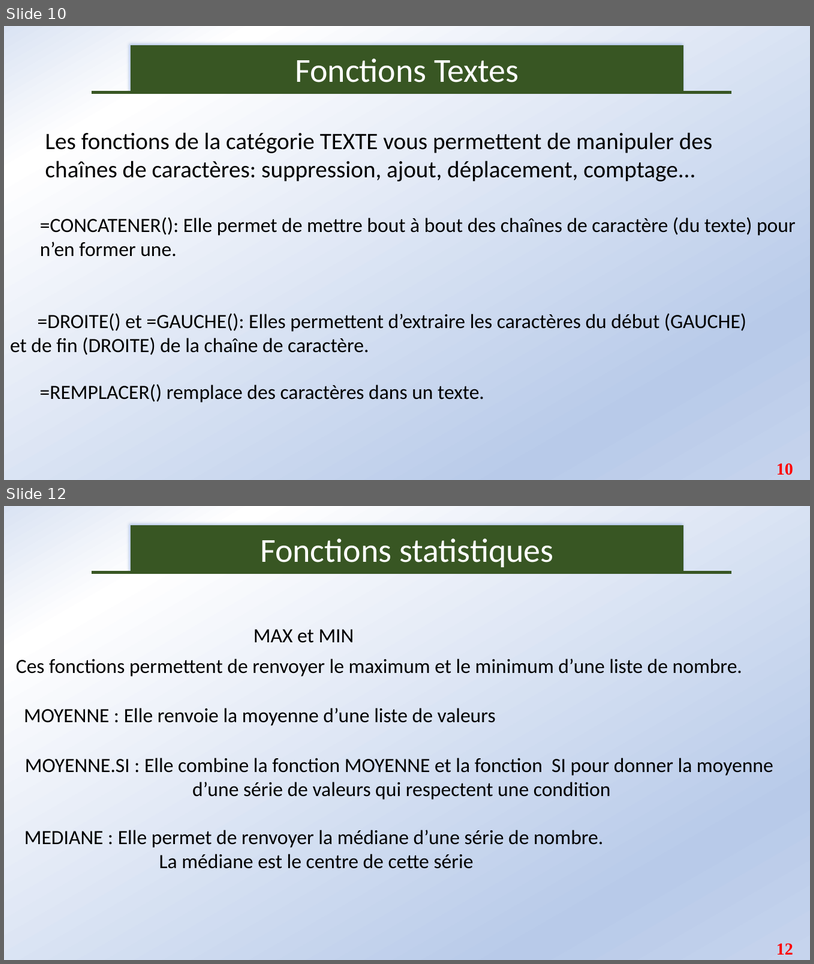
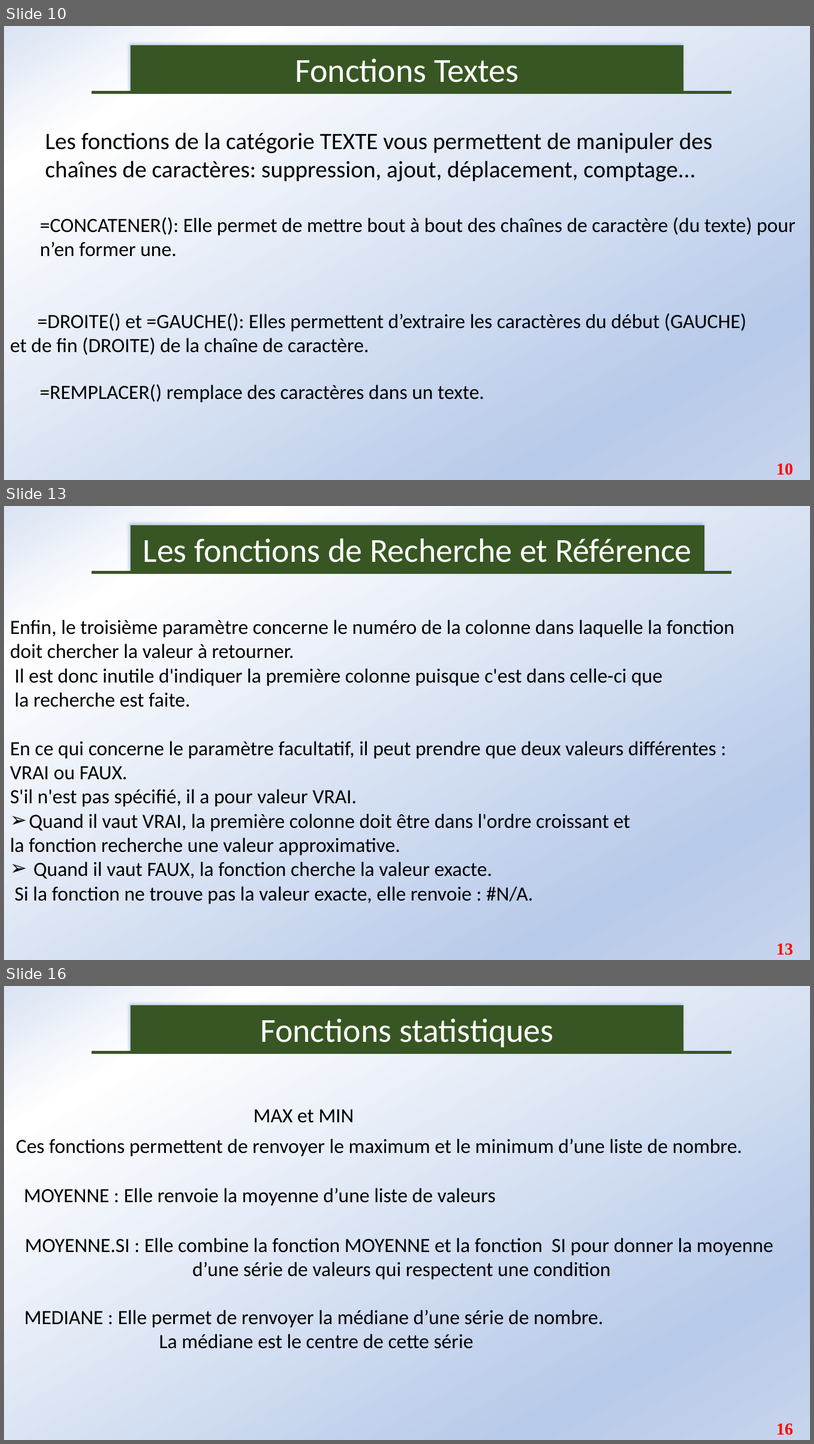
Before and after one commit to Abson-dev/Formation-Excel-IFDC, a slide deck: Cours/IFDC_2.pptx. Shown one above the other, each under a label of ours: slides 10 and 12 before the commit, slides 10, 13 and 16 after it; the slides between them are not shown. The pictures are 814x964 and 814x1444 pixels, drawn with LibreOffice and Linux fonts; fonts in the diff are those of the drawing. Boxes give left, top, right and bottom in pixels: in the first picture for what was removed or moved away, otherwise in the second. Text is boxed around its words. In the diff, an @@ line names an element or a change of style, - is before the commit and + after.

```diff
--- a/Cours/IFDC_2.pptx
+++ b/Cours/IFDC_2.pptx
@@ slide 13 added at box(4, 506, 810, 960), background gradient #DAE3F3 to #FFFFFF to #B8CAE9 to #C6D4ED @@
@@ rectangle added at box(131, 525, 705, 572), fill #385723, outline #385723 0.75 pt, 40 pt, text #FFFFFF @@
+Les fonctions de Recherche et Référence
@@ line added from (92, 573) to (732, 573), #385723 3 pt @@
@@ text added at box(10, 619, 735, 904), 24 pt, text #000000 @@
+Enfin, le troisième paramètre concerne le numéro de la colonne dans laquelle la fonction
+doit chercher la valeur à retourner.
+Il est donc inutile d'indiquer la première colonne puisque c'est dans celle-ci que
+la recherche est faite.
+En ce qui concerne le paramètre facultatif, il peut prendre que deux valeurs différentes :
+VRAI ou FAUX.
+S'il n'est pas spécifié, il a pour valeur VRAI.
+➢ Quand il vaut VRAI, la première colonne doit être dans l'ordre croissant et
+la fonction recherche une valeur approximative.
+➢ Quand il vaut FAUX, la fonction cherche la valeur exacte.
+Si la fonction ne trouve pas la valeur exacte, elle renvoie : #N/A.
@@ page number added at box(777, 943, 794, 955), 20 pt, text #FF0000, bold @@
+13
@@ what was slide 12 is now slide 16 @@
@@ page number at box(777, 1423, 794, 1435): text changed @@
-12
+16
```
Also in this commit, not shown: 3 slides changed, 3 other slides added, 1 slide removed.
